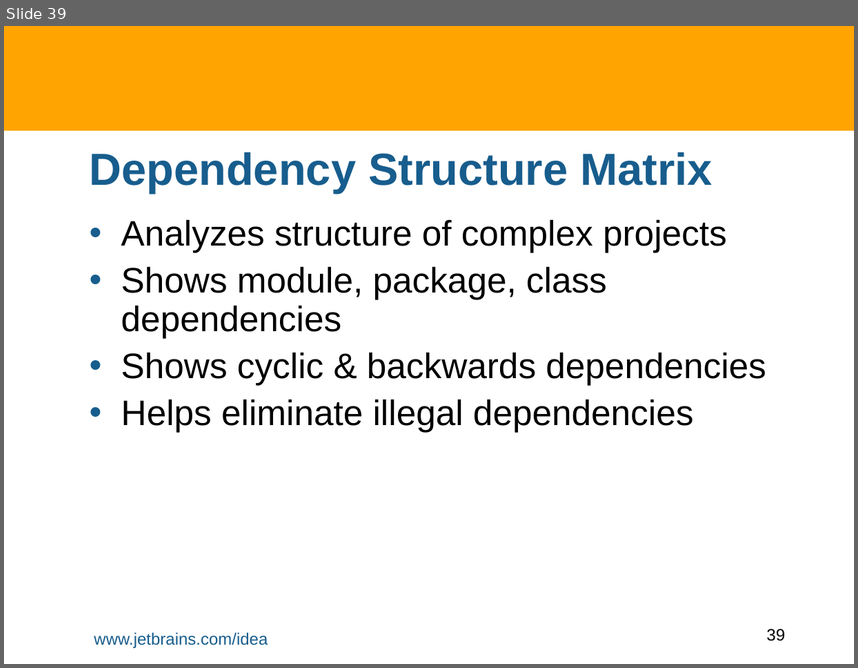
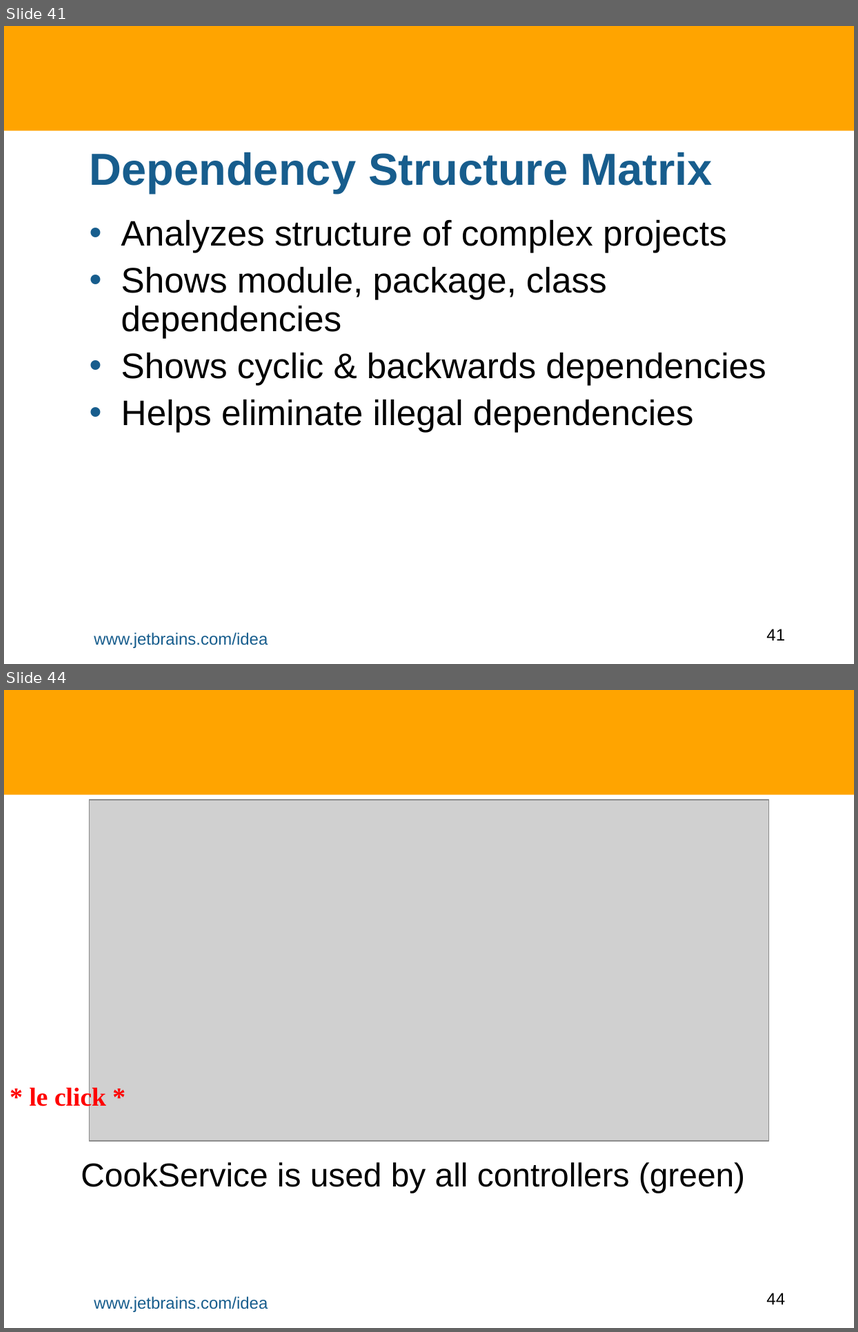
Before and after one commit to HamletDRC/presentations, a slide deck: staticanalysis/StaticAnalysisInIDEA.odp. Shown one above the other, each under a label of ours: slide 39 before the commit, slides 41 and 44 after it; the slides between them are not shown. The pictures are 858x668 and 858x1332 pixels, drawn with LibreOffice and Linux fonts; fonts in the diff are those of the drawing; grey boxes stand for pictures; background and template pictures are left out. Boxes give left, top, right and bottom in pixels: in the first picture for what was removed or moved away, otherwise in the second. Text is boxed around its words. In the diff, an @@ line names an element or a change of style, - is before the commit and + after.

```diff
--- a/staticanalysis/StaticAnalysisInIDEA.odp
+++ b/staticanalysis/StaticAnalysisInIDEA.odp
@@ slide 44 added at (4, 690, 854, 1328), background #FFFFFF; not listed: 3 template elements that a slide beside it also shows @@
@@ picture added at (89, 800, 769, 1141) @@
@@ text added at (30, 1085, 106, 1111), 22 pt, text #FF0000, bold @@
+* le click *
@@ subtitle added at (81, 1162, 745, 1192), 28 pt, text #000000 @@
+CookService is used by all controllers (green)
@@ what was slide 39 is now slide 41 @@
@@ page number at (766, 628, 785, 640): text changed @@
-39
+41
```
Also in this commit, not shown: 7 slides changed, 6 other slides added, 1 slide removed, 2 other files.
